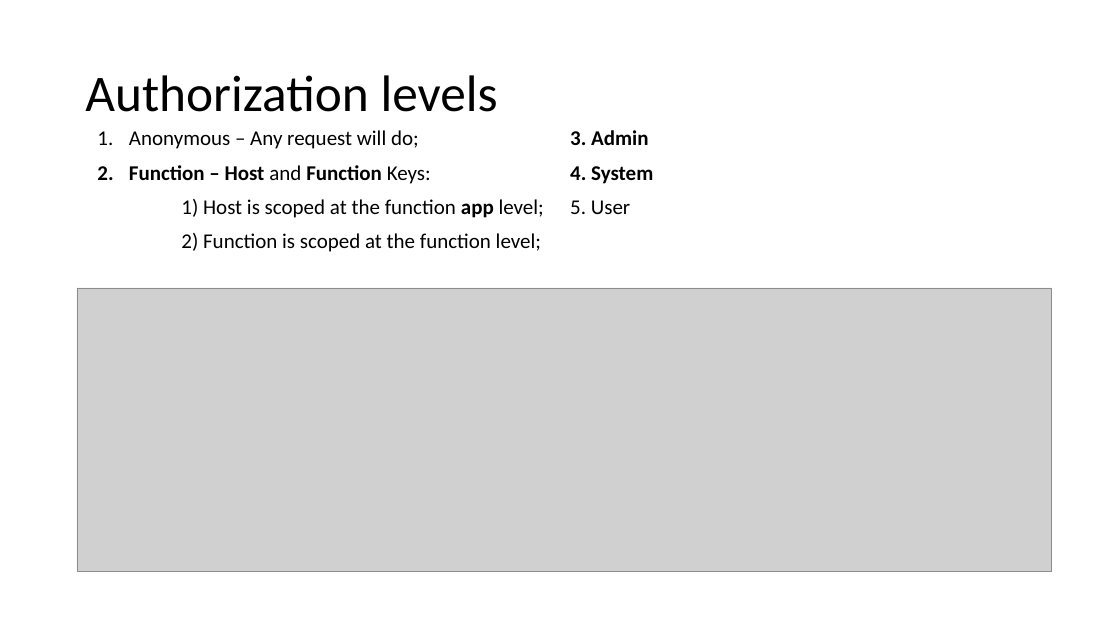
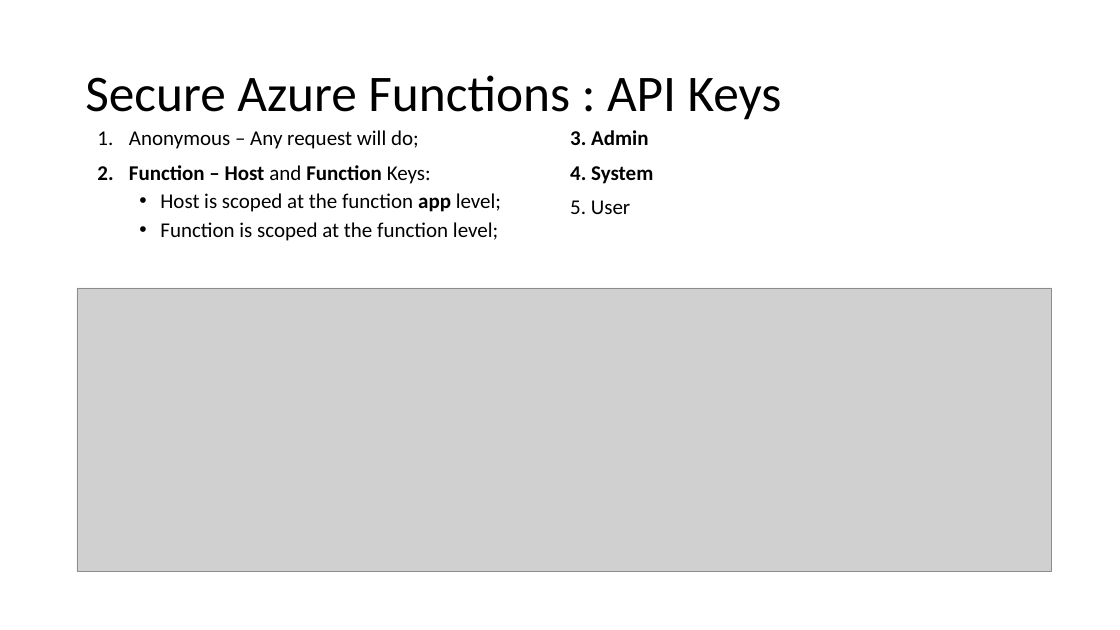
Before and after one commit to Dekorg/TrackApartmentsApp, a slide deck: slide 12 of Presentation/Azure Functions.pptx. Drawn at 1120x630 pixels with LibreOffice and Linux fonts; fonts in the diff are those of the drawing; grey boxes stand for pictures. Boxes give left, top, right and bottom in pixels: in the first picture for what was removed or moved away, otherwise in the second. Text is boxed around its words. In the diff, an @@ line names an element or a change of style, - is before the commit and + after.

```diff
--- a/Presentation/Azure Functions.pptx
+++ b/Presentation/Azure Functions.pptx
@@ title at [85,75,782,120]: text changed @@
-Authorization levels
+Secure Azure Functions : API Keys
@@ text at [160,193,501,241]: text changed @@
-1) Host is scoped at the function app level;
-2) Function is scoped at the function level;
+  • Host is scoped at the function app level;
+  • Function is scoped at the function level;
```
Also in this commit, not shown: 4 other slides changed, 3 slides added, 1 other file.
